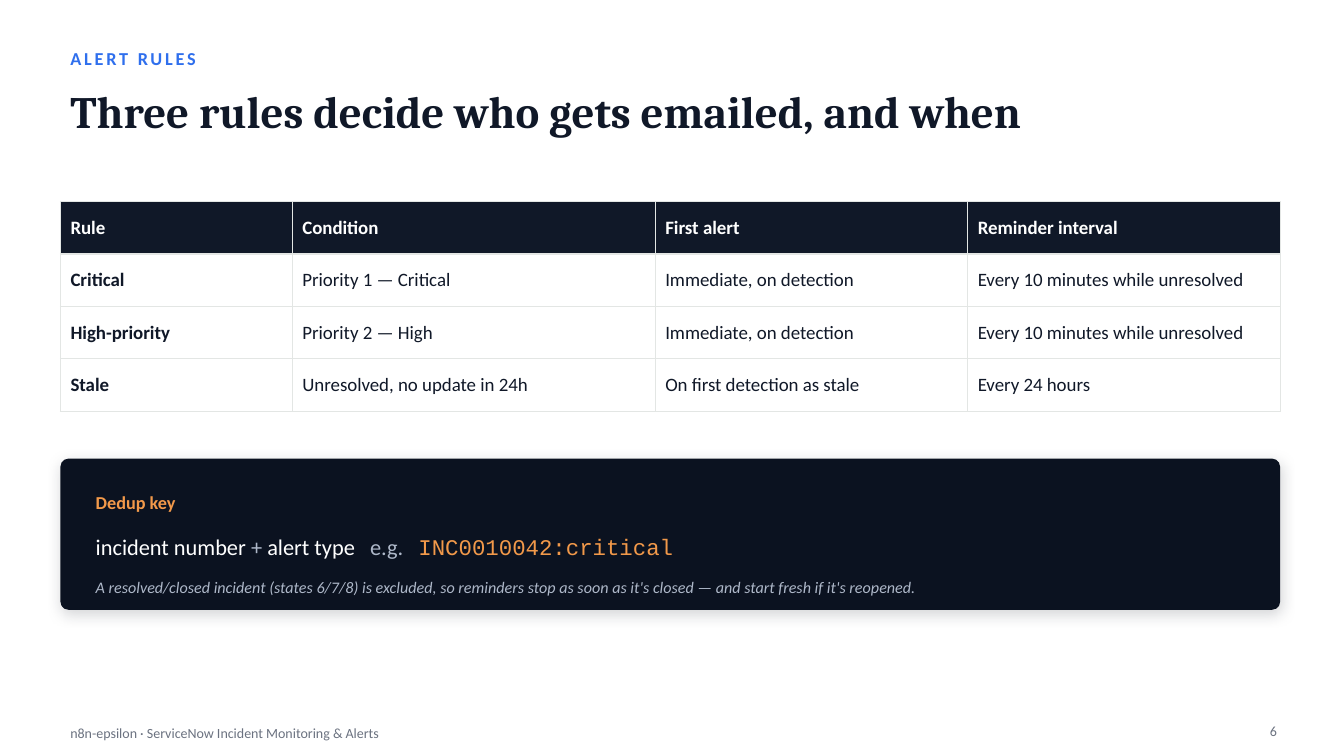
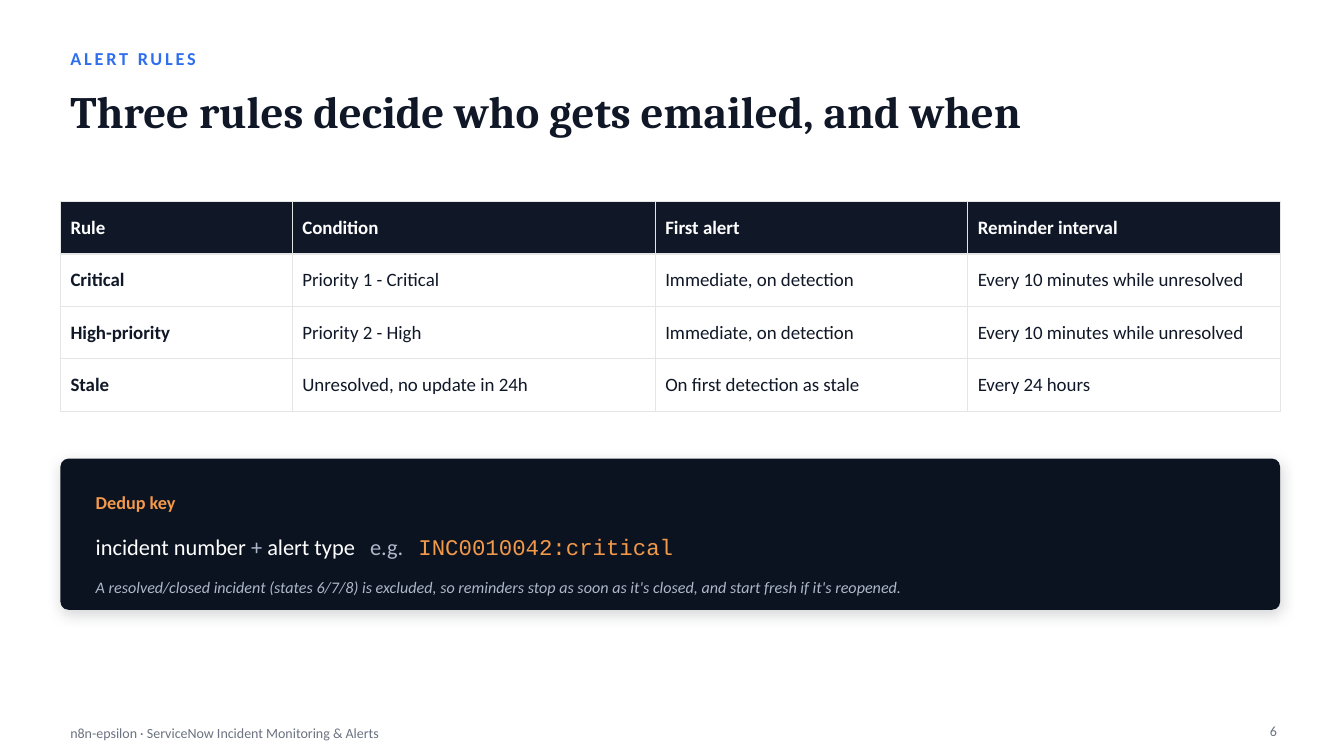
Before and after one commit to Chethan616/n8n-epsilon, a slide deck: slide 6 of n8n-epsilon-detailed.pptx. Drawn at 1344x756 pixels with LibreOffice and Linux fonts; fonts in the diff are those of the drawing. Boxes give left, top, right and bottom in pixels: in the first picture for what was removed or moved away, otherwise in the second. Text is boxed around its words. In the diff, an @@ line names an element or a change of style, - is before the commit and + after.

Commit message:
Revise deck: natural phrasing, README-accurate architecture diagram
- removed em dashes throughout, rewrote around them
- architecture slide now mirrors the README's Mermaid flowchart
  (Evaluate Rules / Already Notified? decision branches, Skip,
  dashed dedup lookup into the Alert State Store) instead of the
  earlier simplified linear box diagram
- removed per-person task attribution from the repo slide and
  dropped the status/next-steps slide until the new ServiceNow
  instance is live

```diff
--- a/n8n-epsilon-detailed.pptx
+++ b/n8n-epsilon-detailed.pptx
@@ table at (60, 202, 1280, 413) @@
-row 2, column 2: Priority 1 — Critical
+row 2, column 2: Priority 1 - Critical
-row 3, column 2: Priority 2 — High
+row 3, column 2: Priority 2 - High
@@ text at (96, 581, 901, 596): text changed @@
-A resolved/closed incident (states 6/7/8) is excluded, so reminders stop as soon as it's closed — and start fresh if it's reopened.
+A resolved/closed incident (states 6/7/8) is excluded, so reminders stop as soon as it's closed, and start fresh if it's reopened.
```
Also in this commit, not shown: 13 other slides changed, 1 slide added, 2 slides removed.
